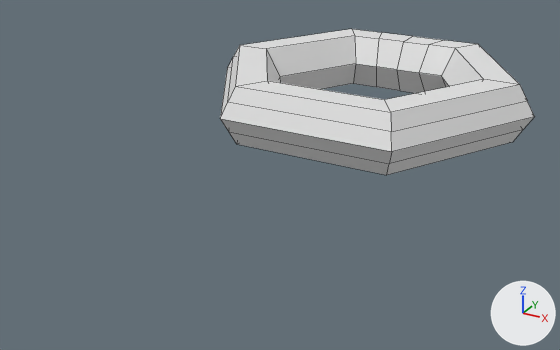
One commit to the Blender file Obj_Key_Normal_A.blend: the scene before it, then after it.
Both versions are drawn from a 50 mm camera at (13.8, -33.9, 11.7) aimed at (-0.5, -7.9, -1.2). Arrows for +X, +Y and +Z are at lower right; the lights stay in place. The first picture is the older version. Mesh edges are drawn as thin lines.

The scene before the commit, as lines of its bpy script (objects in view):
```python
me_torus = bpy.data.meshes.new('Torus')
me_torus.from_pydata(...)  # 72 vertices, 72 faces; spans x -1.25..1.25, y -1.08..1.08, z -0.22..0.22
ob_torus = bpy.data.objects.new('Torus', me_torus)
ob_torus.location = (-0.03, 0.01, 0.33)
ob_torus.scale = (6.41, 6.38, 6.25)
```
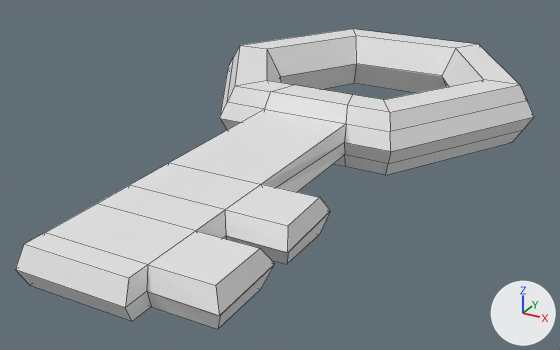
Commit message: smol key

What differs and where, as boxes (x1, y1, x2, y2) in the pictures (560 x 350 px):
'Torus', reshaped, turned
    before: (220, 29, 534, 175)
    after: (15, 29, 534, 329)
part 1 of me_torus, built on
    before: (376, 33, 443, 93)
    after: (15, 85, 353, 329)

What the commit changed:
me_torus is used by ob_torus; location (-0.03, 0.01, 0.33); scale (6.41, 6.38, 6.25).
me_torus had 72 vertices, 72 faces and spanned x -1.25..1.25, y -1.08..1.08, z -0.22..0.22.
me_torus now has 110 vertices, 110 faces and spans x -1.25..1.25, y -1.08..3.23, z -0.22..0.22.
Part 1, on me_torus:
8 vertices are removed from x 0.0, y 0.65..1.08, z -0.22..0.22.
16 faces are deleted.
25 vertices are added at x -0.69..0.31, y 2.01..3.23, z -0.11..0.11.
5 new vertices lie (0.0, 1.06, 0.0) away from vertices in x -0.3..0.31, y 1.03..1.08, z -0.11..0.11.
5 new vertices lie (0.0, 0.35, 0.0) away from vertices in x -0.3..0.31, y 2.09..2.14, z -0.11..0.11.
5 new vertices lie (-0.34, 0.0, 0.0) away from vertices in x -0.3, y 2.09..2.69, z -0.11..0.11.
6 new vertices lie (0.0, 0.36, 0.0) away from vertices in x -0.64..0.3, y 2.69, z -0.11..0.11.
54 new faces join them.
Object 'Torus' (ob_torus) turns from (0, 0, 0) to (0, 0, -180) degrees about x, y and z.
